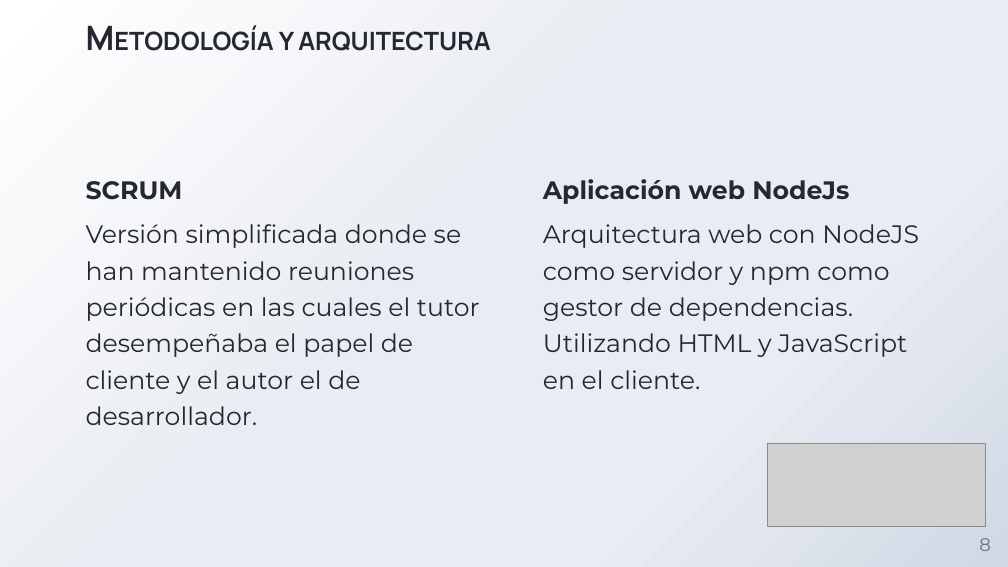
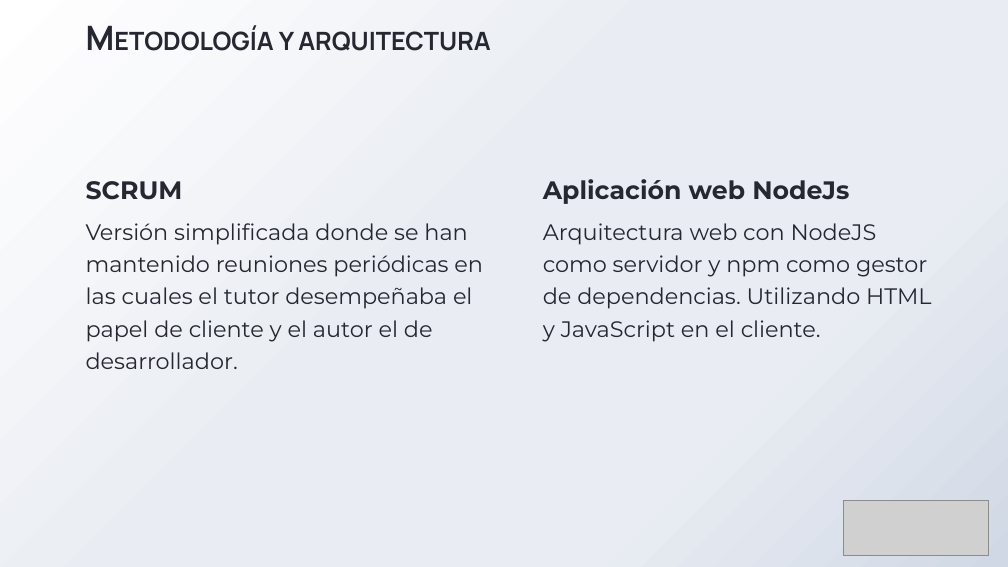
Before and after one commit to adrixp/MemoriaTFG-AdrianPizarroSerrano, a slide deck: slide 10 of PresentaciónTFG_Adrián_Pizarro_Serrano.pptx (slide 8 before the commit). Drawn at 1008x567 pixels with LibreOffice and Linux fonts; fonts in the diff are those of the drawing; grey boxes stand for pictures; background and template pictures are left out. Boxes give left, top, right and bottom in pixels: in the first picture for what was removed or moved away, otherwise in the second. Text is boxed around its words. In the diff, an @@ line names an element or a change of style, - is before the commit and + after.

```diff
--- a/PresentaciónTFG_Adrián_Pizarro_Serrano.pptx
+++ b/PresentaciónTFG_Adrián_Pizarro_Serrano.pptx
@@ text at box(86, 223, 483, 369): size 18 to 16 pt @@
@@ text at box(543, 223, 931, 342): size 18 to 16 pt in "Arquitectura web con NodeJS como servidor y ..." @@
@@ picture: place and size @@
-picture at box(767, 444, 985, 526)
+picture at box(843, 500, 989, 555)
@@ page number removed at box(979, 538, 991, 551) @@
-8
```
Also in this commit, not shown: 13 other slides changed, 3 slides added, 1 slide removed, 1 other file.
